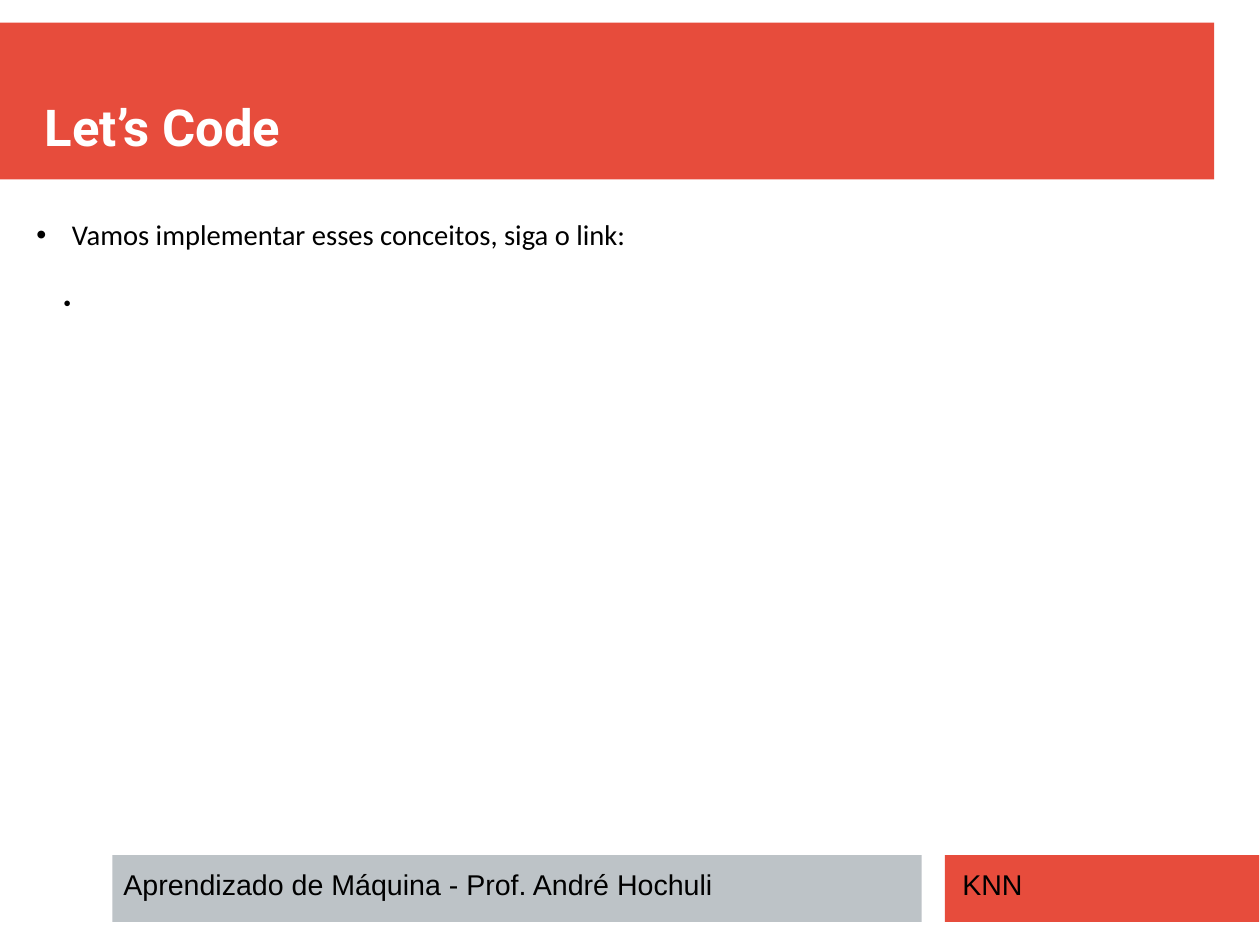
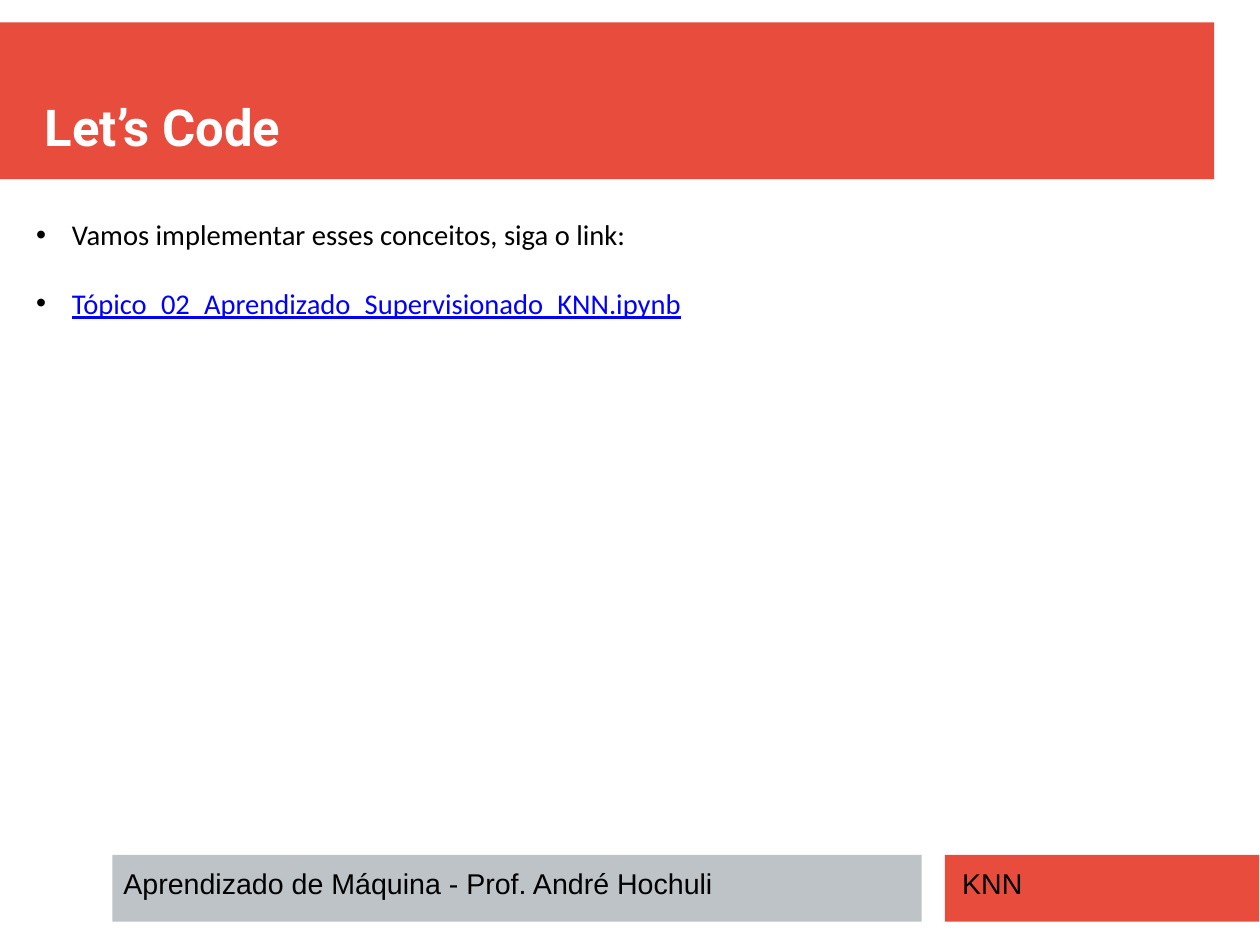
Before and after one commit to andrehochuli/teaching, a slide deck: slide 16 of AprendizadoMaquina/Tópico 02 - Aprendizado Supervisionado/Tópico 02 - Aprendizado-Supervisionado - KNN.pptx. Drawn at 1260x945 pixels with LibreOffice and Linux fonts; fonts in the diff are those of the drawing. Boxes give left, top, right and bottom in pixels: in the first picture for what was removed or moved away, otherwise in the second. Text is boxed around its words. In the diff, an @@ line names an element or a change of style, - is before the commit and + after.

```diff
--- a/AprendizadoMaquina/Tópico 02 - Aprendizado Supervisionado/Tópico 02 - Aprendizado-Supervisionado - KNN.pptx
+++ b/AprendizadoMaquina/Tópico 02 - Aprendizado Supervisionado/Tópico 02 - Aprendizado-Supervisionado - KNN.pptx
@@ text at (x1=72, y1=294, x2=681, y2=319): paragraph added @@
+• Tópico_02_Aprendizado_Supervisionado_KNN.ipynb
```
Also in this commit, not shown: 2 other slides changed, 1 slide added, 1 other file.
